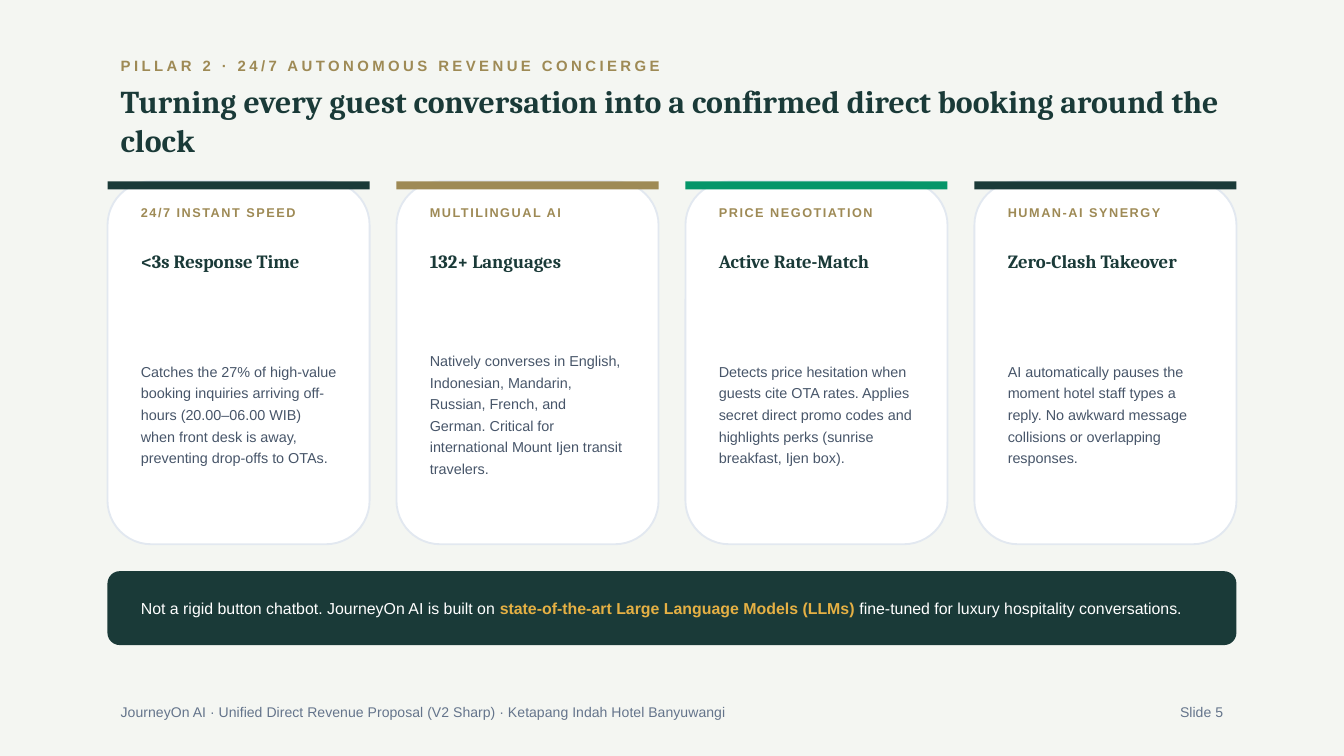
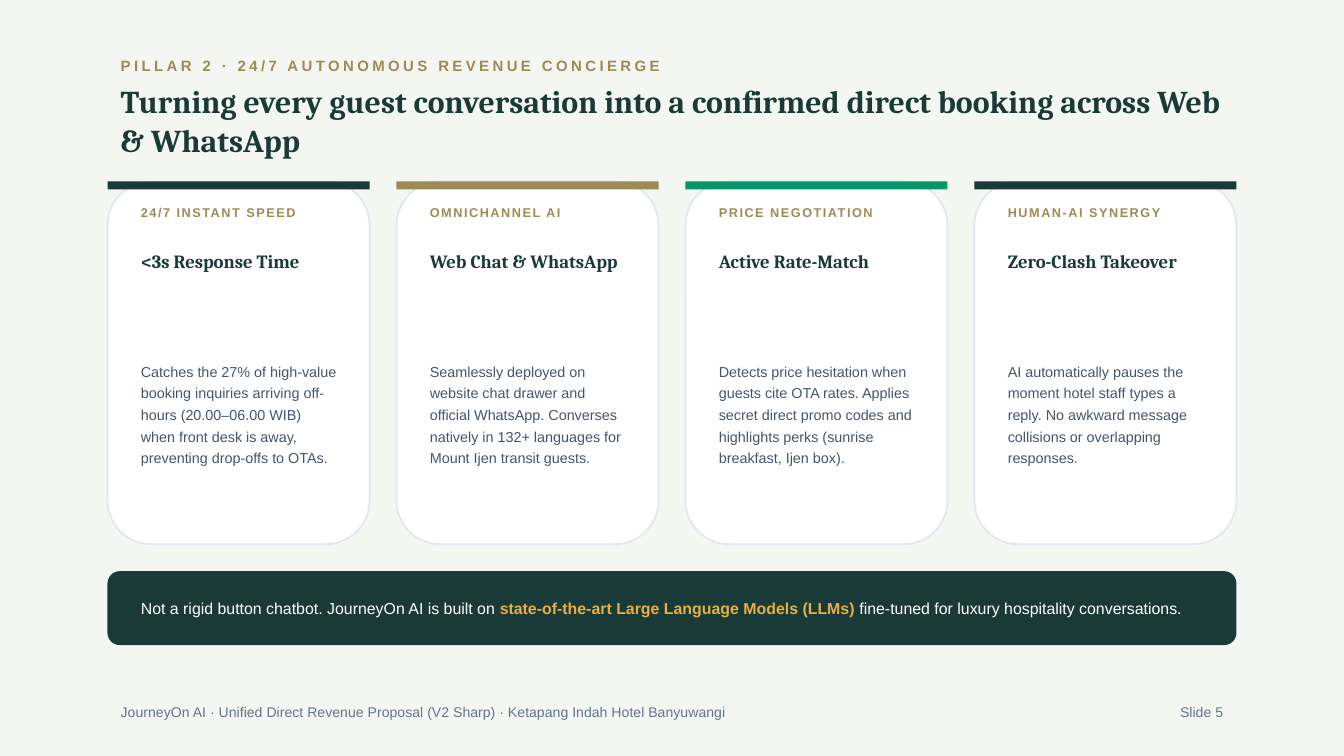
Before and after one commit to arbuuuud/ketapangweb, a slide deck: slide 5 of PITCH_DECK_KETAPANG_INDAH_V2.pptx. Drawn at 1344x756 pixels with LibreOffice and Linux fonts; fonts in the diff are those of the drawing. Boxes give left, top, right and bottom in pixels: in the first picture for what was removed or moved away, otherwise in the second. Text is boxed around its words. In the diff, an @@ line names an element or a change of style, - is before the commit and + after.

Commit message:
feat: update terminology to AI Booking Assistance, set 3M monthly, add MICE Premium 10% rev share, and place 3 pricing slides after thank you

```diff
--- a/PITCH_DECK_KETAPANG_INDAH_V2.pptx
+++ b/PITCH_DECK_KETAPANG_INDAH_V2.pptx
@@ text at (121, 90, 1220, 159): text changed @@
-Turning every guest conversation into a confirmed direct booking around the clock
+Turning every guest conversation into a confirmed direct booking across Web & WhatsApp
@@ text at (430, 208, 560, 217): text changed @@
-MULTILINGUAL AI
+OMNICHANNEL AI
@@ text at (430, 255, 617, 272): text changed @@
-132+ Languages
+Web Chat & WhatsApp
@@ text at (430, 366, 621, 466): text changed @@
-Natively converses in English, Indonesian, Mandarin, Russian, French, and German. Critical for international Mount Ijen transit travelers.
+Seamlessly deployed on website chat drawer and official WhatsApp. Converses natively in 132+ languages for Mount Ijen transit guests.
```
Also in this commit, not shown: 8 other slides changed, 1 slide added, 4 other files.
